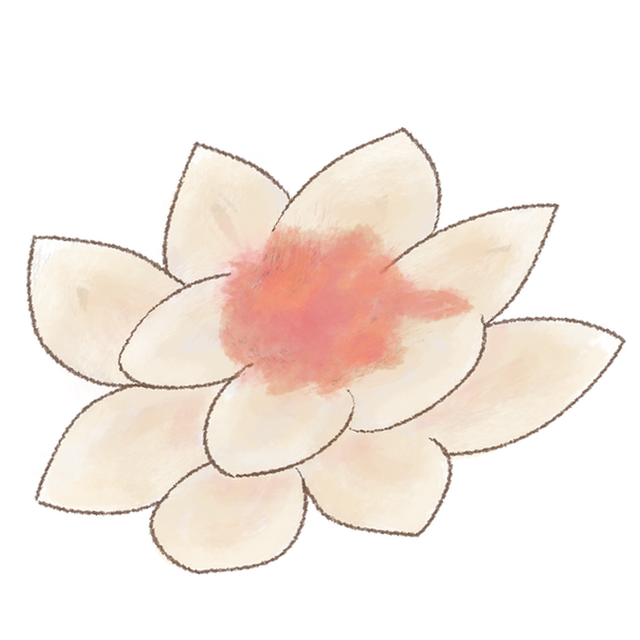
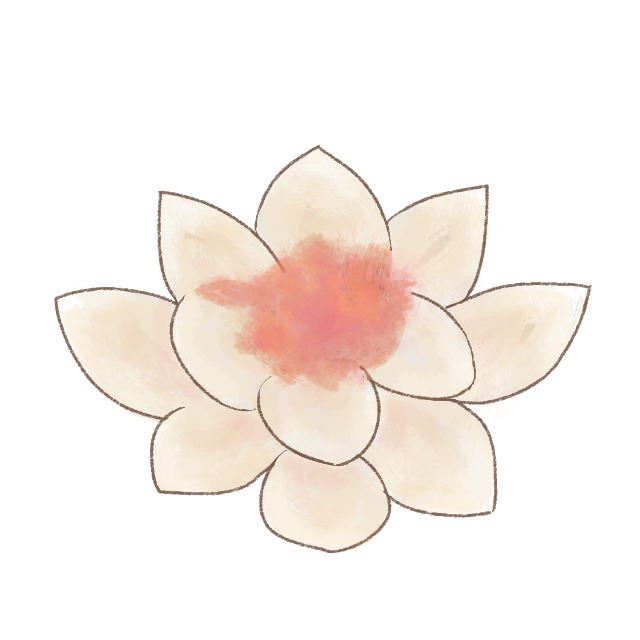
Layer changes from the first 640px x 640px image to the second:
hid "Copy of Background COlor Merged", painted on it over box(24, 126, 629, 576)
showed "Paint Layer 10", painted on it over box(24, 182, 629, 576)
showed "Lines", painted on it over box(24, 126, 629, 576)
showed "Petal Overlay", painted on it over box(24, 126, 629, 566)
showed "petals", painted on it over box(24, 126, 629, 576)
showed "Background COlor", painted on it over box(24, 128, 629, 576)
